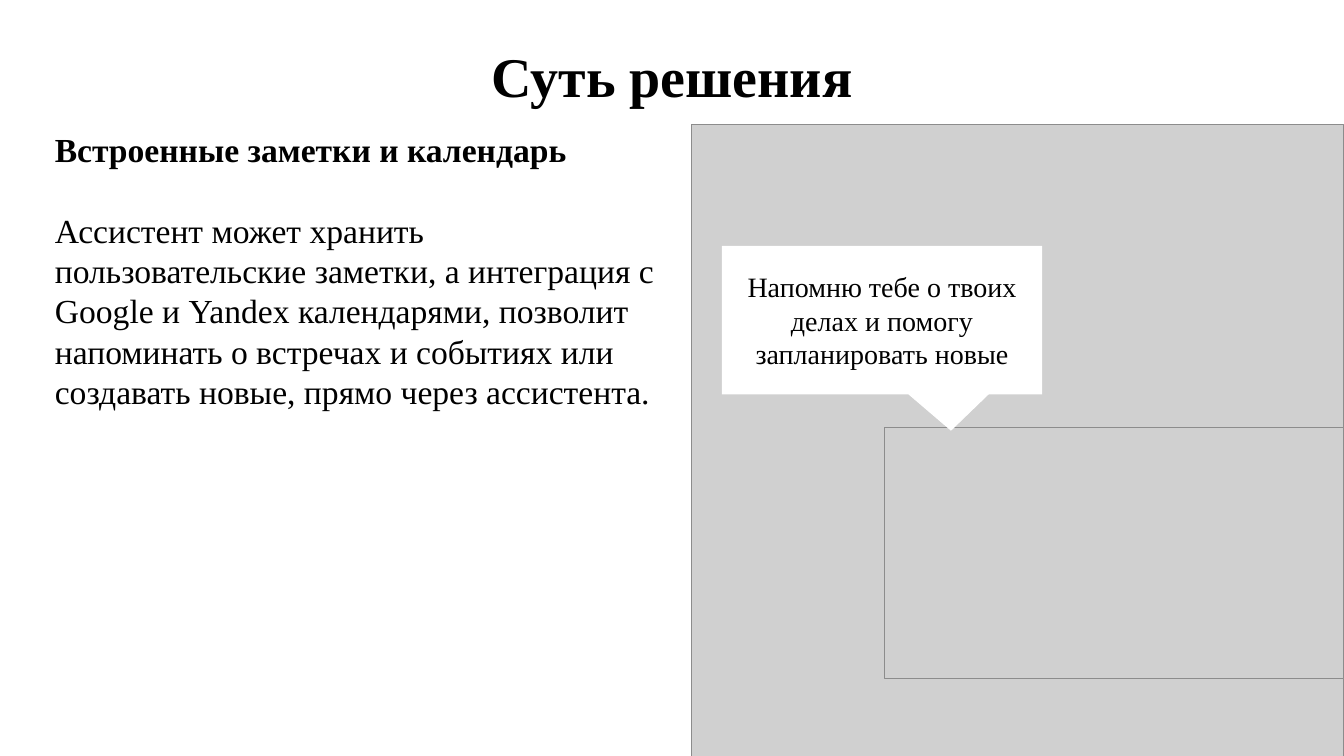
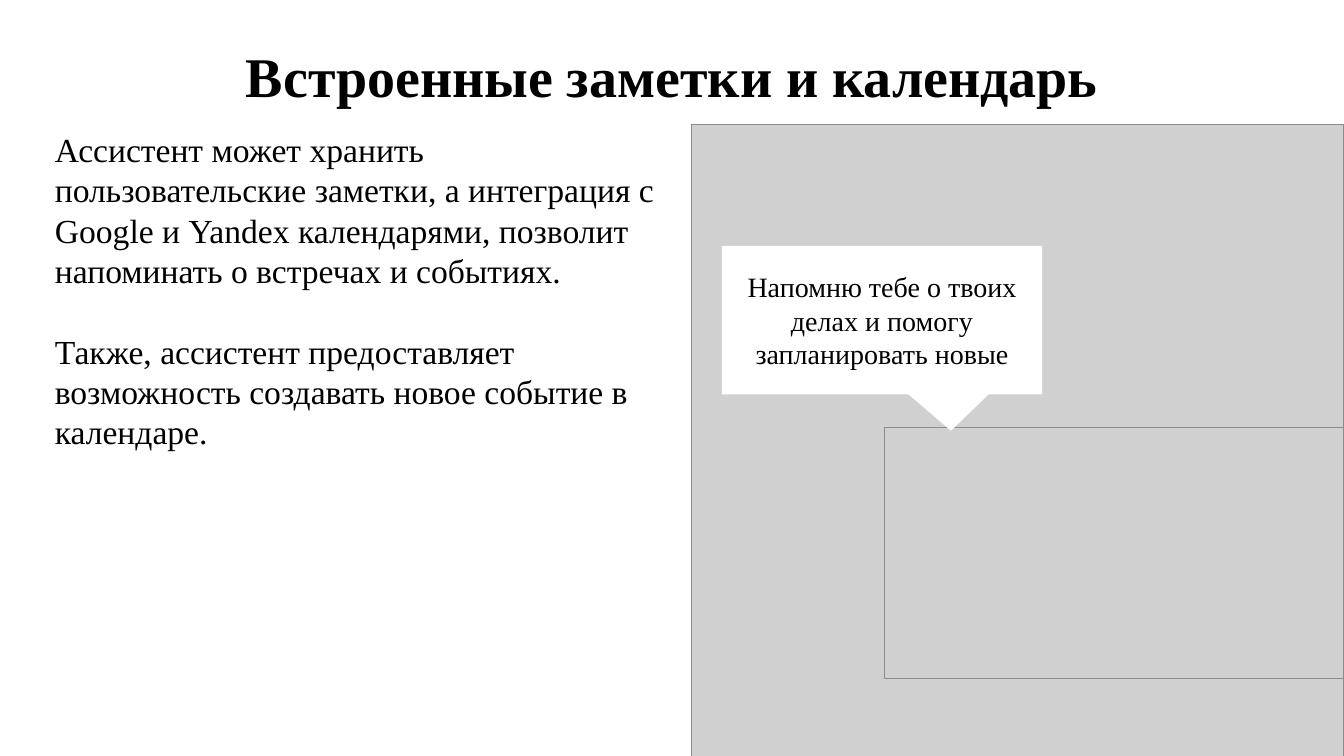
Before and after one commit to DronSyperlol/VirtualCurator, a slide deck: slide 8 of Docs/Presentation.pptx. Drawn at 1344x756 pixels with LibreOffice and Linux fonts; fonts in the diff are those of the drawing; grey boxes stand for pictures. Boxes give left, top, right and bottom in pixels: in the first picture for what was removed or moved away, otherwise in the second. Text is boxed around its words. In the diff, an @@ line names an element or a change of style, - is before the commit and + after.

```diff
--- a/Docs/Presentation.pptx
+++ b/Docs/Presentation.pptx
@@ text at (x1=246, y1=60, x2=1097, y2=108): text changed @@
-Суть решения
+Встроенные заметки и календарь
@@ text at (x1=55, y1=139, x2=654, y2=451): text changed @@
-Встроенные заметки и календарь
-Ассистент может хранить пользовательские заметки, а интеграция с Google и Yandex календарями, позволит напоминать о встречах и событиях или создавать новые, прямо через ассистента.
+Ассистент может хранить пользовательские заметки, а интеграция с Google и Yandex календарями, позволит напоминать о встречах и событиях.
+Также, ассистент предоставляет возможность создавать новое событие в календаре.
```
Also in this commit, not shown: 3 other slides changed, 3 slides added, 1 slide removed.
